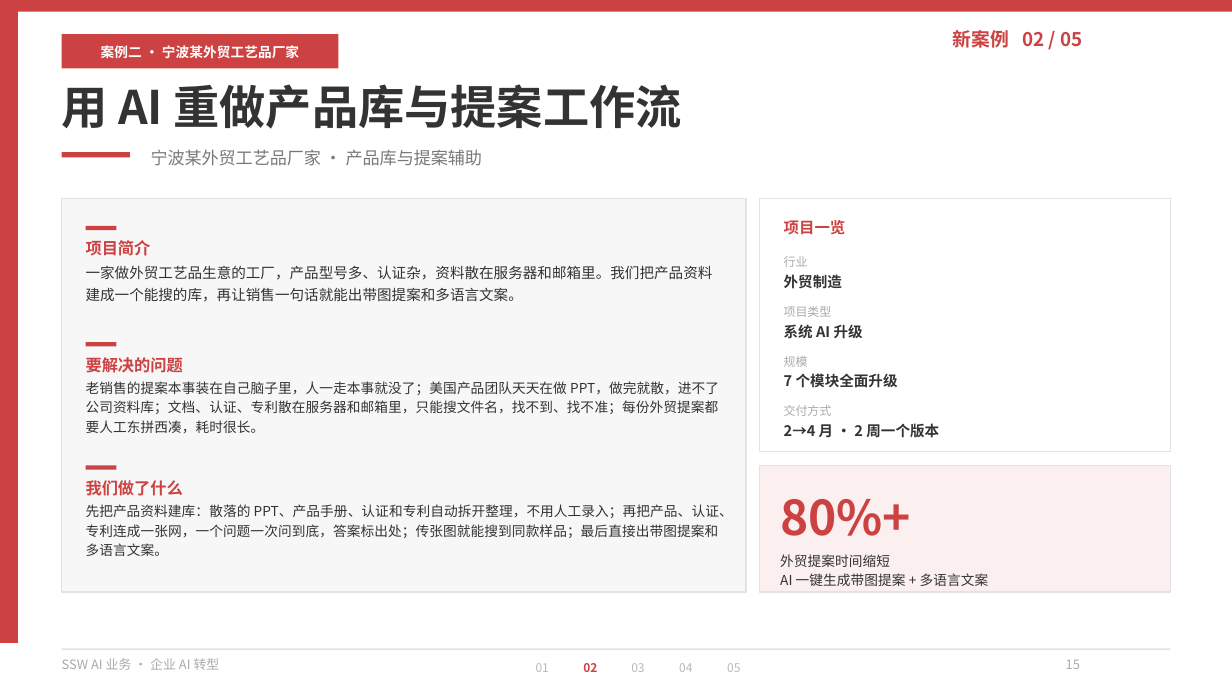
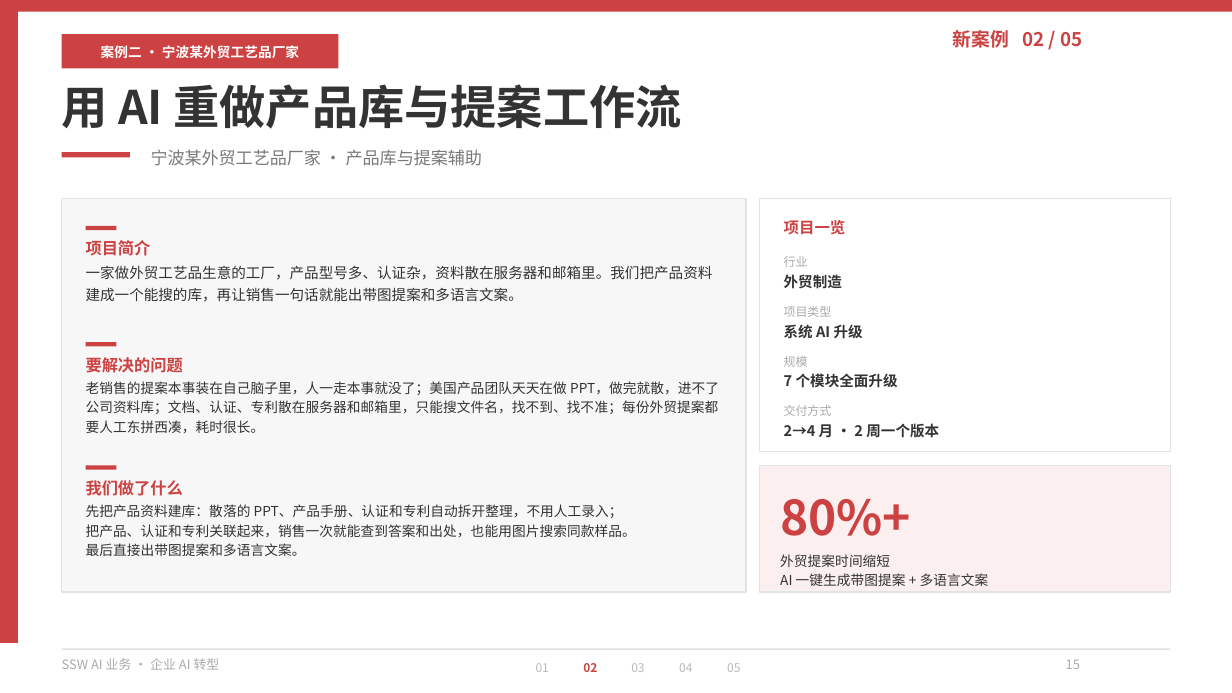
Before and after one commit to hveraus/ssw-business, a slide deck: slide 15 of SSW AI 业务_v2/SSW AI 业务_v3.pptx. Drawn at 1232x693 pixels with LibreOffice and Linux fonts; fonts in the diff are those of the drawing. Boxes give left, top, right and bottom in pixels: in the first picture for what was removed or moved away, otherwise in the second. Text is boxed around its words. In the diff, an @@ line names an element or a change of style, - is before the commit and + after.

```diff
--- a/SSW AI 业务_v2/SSW AI 业务_v3.pptx
+++ b/SSW AI 业务_v2/SSW AI 业务_v3.pptx
@@ text at (86,504,636,556): text changed @@
-先把产品资料建库：散落的 PPT、产品手册、认证和专利自动拆开整理，不用人工录入；再把产品、认证、专利连成一张网，一个问题一次问到底，答案标出处；传张图就能搜到同款样品；最后直接出带图提案和多语言文案。
+先把产品资料建库：散落的 PPT、产品手册、认证和专利自动拆开整理，不用人工录入；
+把产品、认证和专利关联起来，销售一次就能查到答案和出处，也能用图片搜索同款样品。
+最后直接出带图提案和多语言文案。
```
Also in this commit, not shown: 30 other slides changed, 1 slide added, 4 other files.
